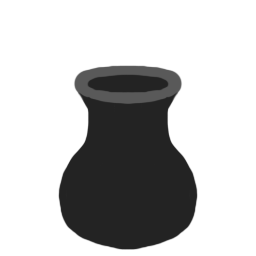
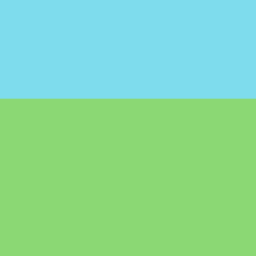
Revision of a layered (256, 256) image; what changed, layer by layer:
hid group "Towers" (8 layers) over <box>36,44,220,256</box>
hid group "ArrowTower" (2nd of 2, in "Towers") (1 layers) over <box>58,65,198,250</box>
hid "Layer 4" over <box>58,65,198,250</box>
showed group "Terrain" (5 layers) over <box>0,0,256,256</box>
showed group "Grass" (2 layers) over <box>0,0,256,256</box>
painted on "Layer 1" over <box>0,97,256,256</box>
